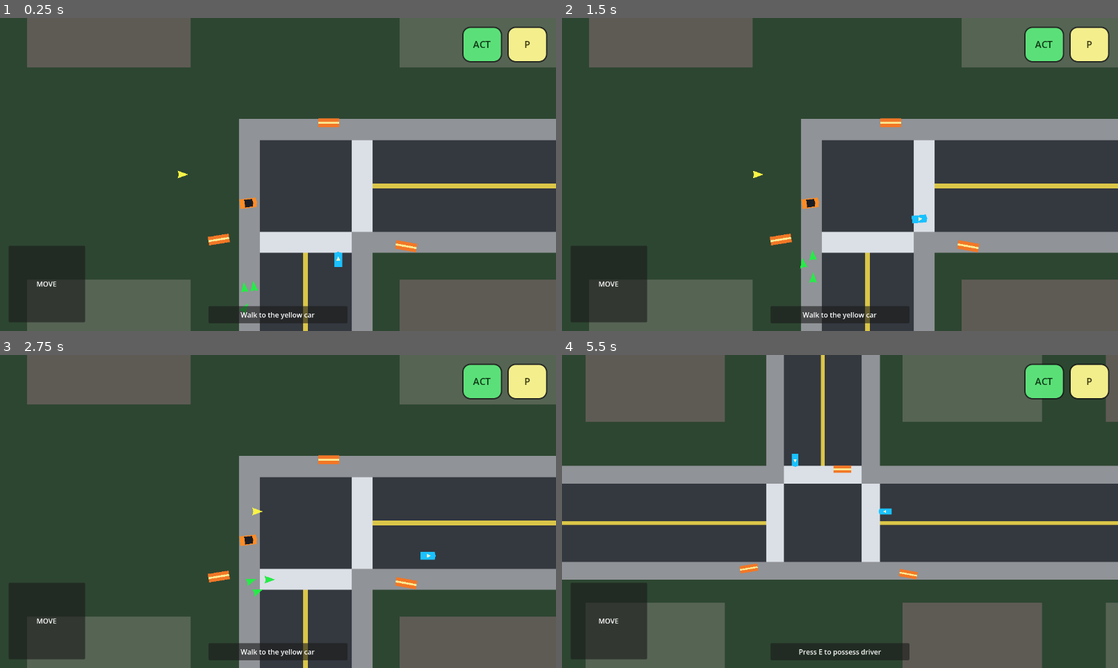
Above: before the commit, frames 1-4 (two rows, left to right).
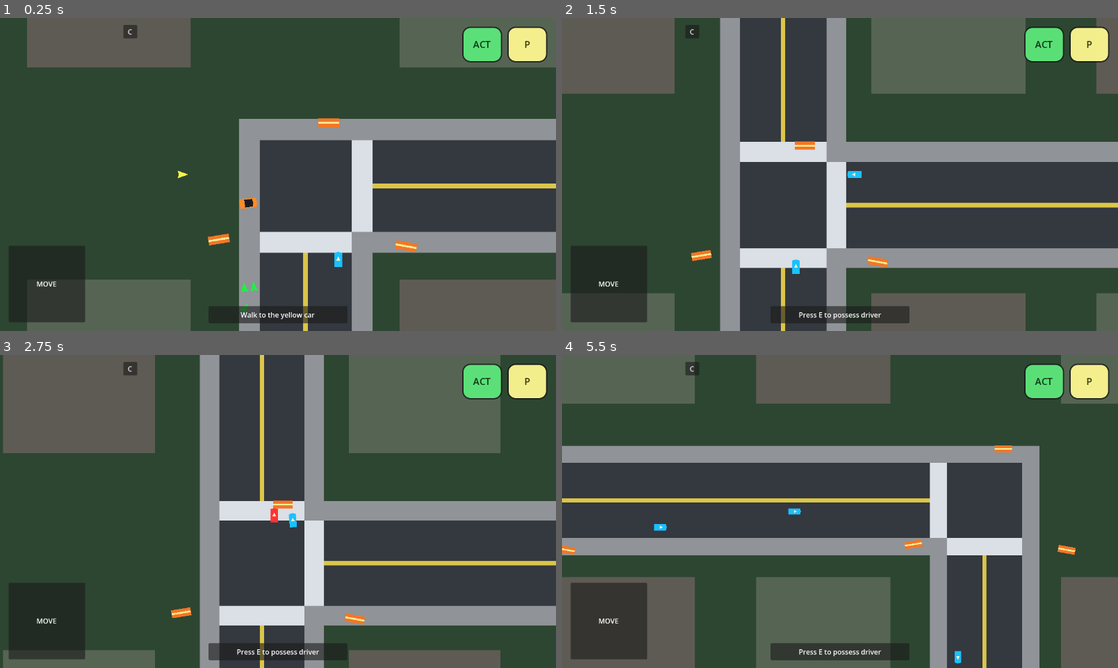
Above: after the commit, the same moments.

Repository: mjulstein/godot-gta
Game: Godot game, scene res://scenes/main/game.tscn
Two runs of this game, one before a commit and one after it. Both use one fixed random seed, a clock stepped at 60 frames per second and the inputs below.
Inputs (mouse positions are in pixels of both pictures, inside the frame that each line leads up to):
- Up to frame 1 (0.25 s): no input
- Up to frame 2 (1.5 s): click (689, 30) at 0.5 s, where only the run after the commit has a clickable "C"; tap E (interact) at 1.25 s; move the mouse to (962, 158) at 1.27 s; hold D (move_right) from 1.28 s (still down); hold E (interact) from 1.28 s (still down); click (962, 158) at 1.42 s
- Up to frame 3 (2.75 s): release D (move_right) at 2 s; release E (interact) at 2 s; drag from (166, 527) to (383, 555) at 2.02 s
- Up to frame 4 (5.5 s): tap E (interact) at 2.75, 4.25 s; move the mouse to (895, 442) at 2.77 s; hold D (move_right) 2.78-3.5 s; hold E (interact) 2.78-3.5 s; drag from (812, 574) to (851, 511) at 3.52 s; move the mouse to (1006, 558) at 4.27 s; hold A (move_left) 4.28-5 s; hold E (interact) 4.28-5 s; tap C (debug_camera) at 4.9 s; drag from (673, 464) to (845, 511) at 5.02 s

The runs differ from the first frame. In frame 1, 0.1% of the frame differs, in the area x 22-25%, y 2-7%; in frame 2, 43%; in frame 3, 44%; in frame 4, 54%, in the area x 0-100%, y 0-100%.

Commit message:
deploy to ios and debug tweaks

Diff:
--- a/scenes/main/game.tscn
+++ b/scenes/main/game.tscn
@@ -77,4 +77,4 @@
 
 [node name="MobileControlsHud" parent="Ui" unique_id=438147322 instance=ExtResource("16")]
 player_path = NodePath("../../Player")
-debug_overlay_path = NodePath("../DebugOverlay")
+game_root_path = NodePath("../..")
--- a/scenes/ui/debug_overlay.tscn
+++ b/scenes/ui/debug_overlay.tscn
@@ -3,7 +3,6 @@
 [ext_resource type="Script" path="res://scripts/ui/debug_overlay.gd" id="1"]
 
 [node name="DebugOverlay" type="Control"]
-visible = false
 layout_mode = 3
 anchors_preset = 15
 anchor_right = 1.0
@@ -13,7 +12,16 @@
 mouse_filter = 2
 script = ExtResource("1")
 
+[node name="CameraButton" type="Button" parent="."]
+unique_name_in_owner = true
+offset_left = 284.0
+offset_top = 16.0
+offset_right = 316.0
+offset_bottom = 44.0
+text = "C"
+
 [node name="Panel" type="PanelContainer" parent="."]
+visible = false
 offset_left = 16.0
 offset_top = 16.0
 offset_right = 276.0
@@ -35,11 +43,6 @@
 [node name="HeaderSpacer" type="Control" parent="Panel/Margin/Content/Header"]
 size_flags_horizontal = 3
 
-[node name="TakeoverButton" type="Button" parent="Panel/Margin/Content/Header"]
-unique_name_in_owner = true
-custom_minimum_size = Vector2(32, 28)
-text = "C"
-
 [node name="Stats" type="Label" parent="Panel/Margin/Content"]
 unique_name_in_owner = true
 text = "Loading..."
--- a/scripts/core/game_root.gd
+++ b/scripts/core/game_root.gd
@@ -258,6 +258,9 @@
 	if not player.is_in_vehicle():
 		return null
 	return player.active_vehicle as Node2D
+
+func is_camera_possession_active() -> bool:
+	return is_instance_valid(possessed_traffic_vehicle) and possessed_traffic_vehicle == traffic_camera_target
 
 func _get_interaction_hint() -> String:
 	if _can_toggle_traffic_possession():
--- a/scripts/ui/debug_overlay.gd
+++ b/scripts/ui/debug_overlay.gd
@@ -1,14 +1,15 @@
 extends Control
 
+@onready var panel: Control = $Panel
 @onready var stats_label: Label = %Stats
-@onready var takeover_button: Button = %TakeoverButton
+@onready var camera_button: Button = %CameraButton
 var debug_state: Node
-var overlay_active := true
+var overlay_active := false
 
 func _ready() -> void:
 	process_mode = Node.PROCESS_MODE_ALWAYS
-	takeover_button.pressed.connect(_on_takeover_button_pressed)
-	overlay_active = visible
+	visible = true
+	camera_button.pressed.connect(_on_takeover_button_pressed)
 	_sync_overlay_state()
 
 func set_debug_state(state: Node) -> void:
@@ -31,9 +32,10 @@
 	return overlay_active
 
 func _sync_overlay_state() -> void:
-	visible = overlay_active
-	if is_instance_valid(takeover_button):
-		takeover_button.visible = overlay_active
+	if is_instance_valid(panel):
+		panel.visible = overlay_active
+	if is_instance_valid(camera_button):
+		camera_button.visible = true
 
 func _on_takeover_button_pressed() -> void:
 	_emit_action("debug_camera")
--- a/scripts/ui/mobile_controls_hud.gd
+++ b/scripts/ui/mobile_controls_hud.gd
@@ -13,11 +13,13 @@
 const OPACITY_LEVELS := [1.0, 0.8, 0.55, 0.3, 0.0]
 
 @export var player_path: NodePath
+@export var game_root_path: NodePath
 @export_range(60.0, 180.0, 1.0) var joystick_size := 176.0
 @export_range(0.05, 0.5, 0.01) var joystick_deadzone := 0.18
 @export_range(0.0, 96.0, 1.0) var hud_margin := 20.0
 
 @onready var player: Node = get_node_or_null(player_path)
+@onready var game_root: Node = get_node_or_null(game_root_path)
 @onready var top_right_buttons: HBoxContainer = %TopRightButtons
 @onready var interact_button: Button = %ActButton
 @onready var pause_button: Button = %PauseButton
@@ -211,7 +213,9 @@
 	return joystick_value.normalized() * normalized_magnitude
 
 func _is_driving() -> bool:
-	return player != null and player.has_method("is_in_vehicle") and player.is_in_vehicle()
+	var player_driving: bool = player != null and player.has_method("is_in_vehicle") and player.is_in_vehicle()
+	var camera_possession_driving: bool = game_root != null and game_root.has_method("is_camera_possession_active") and game_root.is_camera_possession_active()
+	return player_driving or camera_possession_driving
 
 func _release_all_actions() -> void:
 	_reset_joystick()
Not shown, changed: ios/README.md
Not shown, added: ios/build_and_deploy.sh
